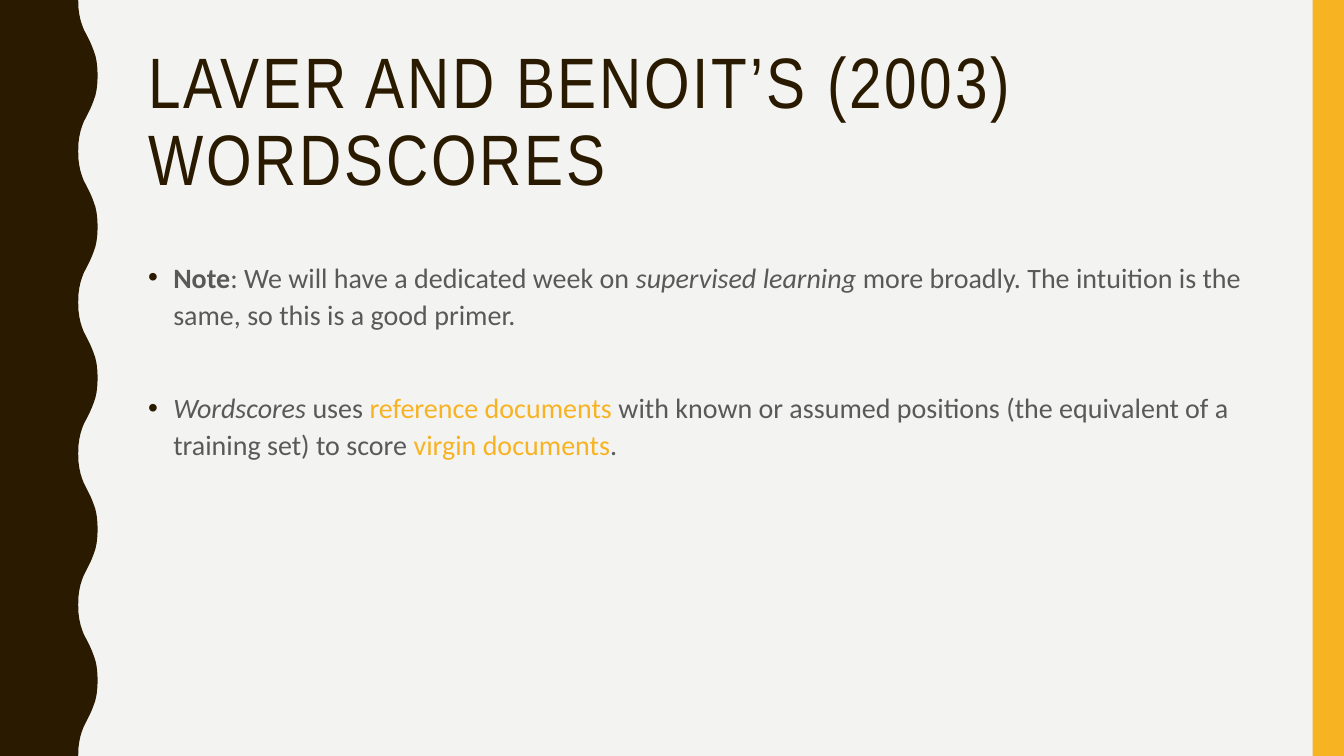
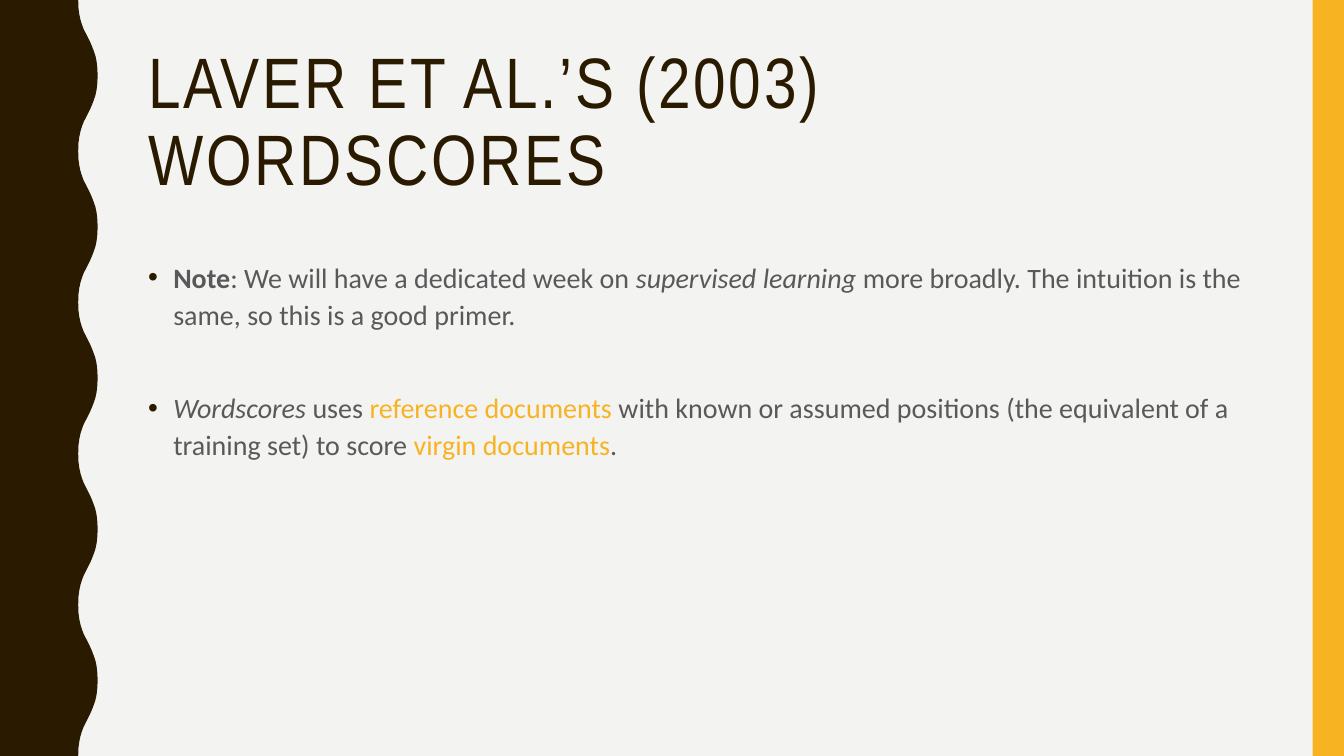
Before and after one commit to svallejovera/cpa_uwo, a slide deck: slide 6 of slides/6 Scaling Techniques and Topic Modeling.pptx. Drawn at 1344x756 pixels with LibreOffice and Linux fonts; fonts in the diff are those of the drawing. Boxes give left, top, right and bottom in pixels: in the first picture for what was removed or moved away, otherwise in the second. Text is boxed around its words. In the diff, an @@ line names an element or a change of style, - is before the commit and + after.

```diff
--- a/slides/6 Scaling Techniques and Topic Modeling.pptx
+++ b/slides/6 Scaling Techniques and Topic Modeling.pptx
@@ title at box(148, 56, 819, 186): text changed @@
-LAVER AND BENOIT’S (2003) WORDSCORES
+LAVER ET AL.’S (2003) WORDSCORES
```
Also in this commit, not shown: 1 other slide changed, 16 other files.
